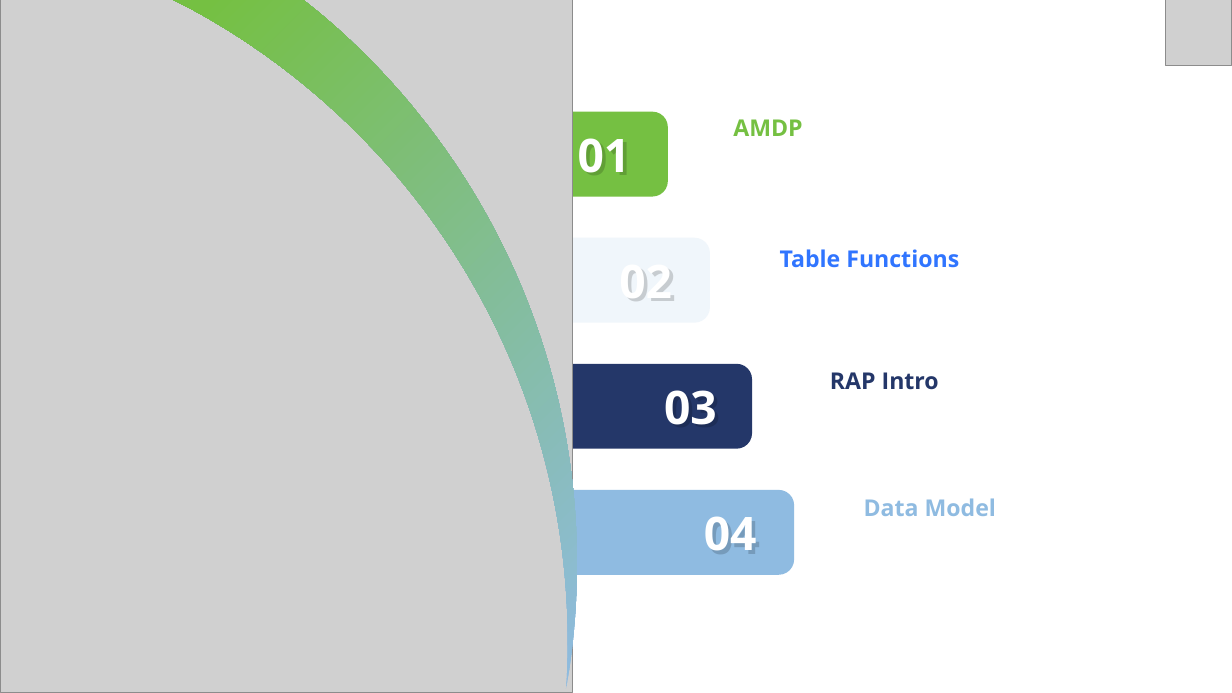
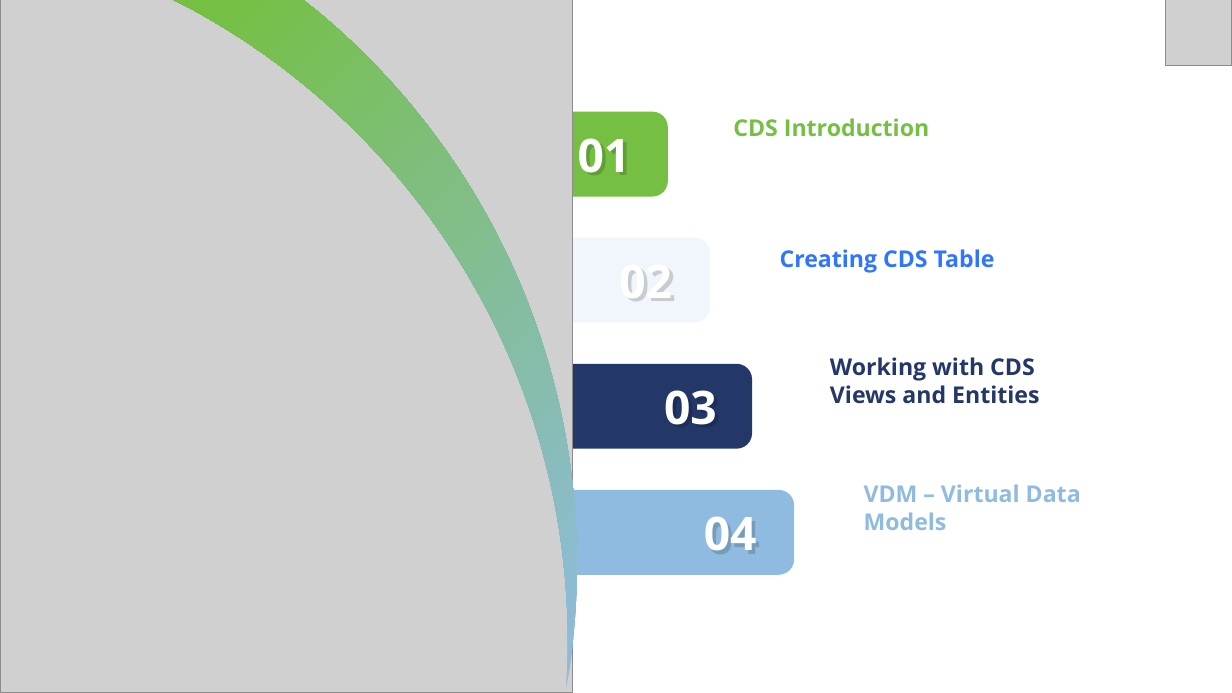
Before and after one commit to soyuztechnologies/CDS_AMDP_RAP_Training_60H, a slide deck: slide 3 of Day 4/DAY-4.pptx. Drawn at 1232x693 pixels with LibreOffice and Linux fonts; fonts in the diff are those of the drawing; grey boxes stand for pictures. Boxes give left, top, right and bottom in pixels: in the first picture for what was removed or moved away, otherwise in the second. Text is boxed around its words. In the diff, an @@ line names an element or a change of style, - is before the commit and + after.

Commit message:
Auto bot updater CDS_AMDP_RAP_Training_60H Course

```diff
--- a/Day 4/DAY-4.pptx
+++ b/Day 4/DAY-4.pptx
@@ text at bbox=[733, 118, 929, 136]: text changed @@
-AMDP
+CDS Introduction
@@ text at bbox=[780, 249, 995, 273]: text changed @@
-Table Functions
+Creating CDS Table
@@ text at bbox=[830, 357, 1039, 404]: text changed @@
-RAP Intro
+Working with CDS Views and Entities
@@ text at bbox=[864, 484, 1081, 530]: text changed @@
-Data Model
+VDM – Virtual Data Models
```
Also in this commit, not shown: 1 other slide changed, 14 slides added, 17 slides removed, 12 other files.
